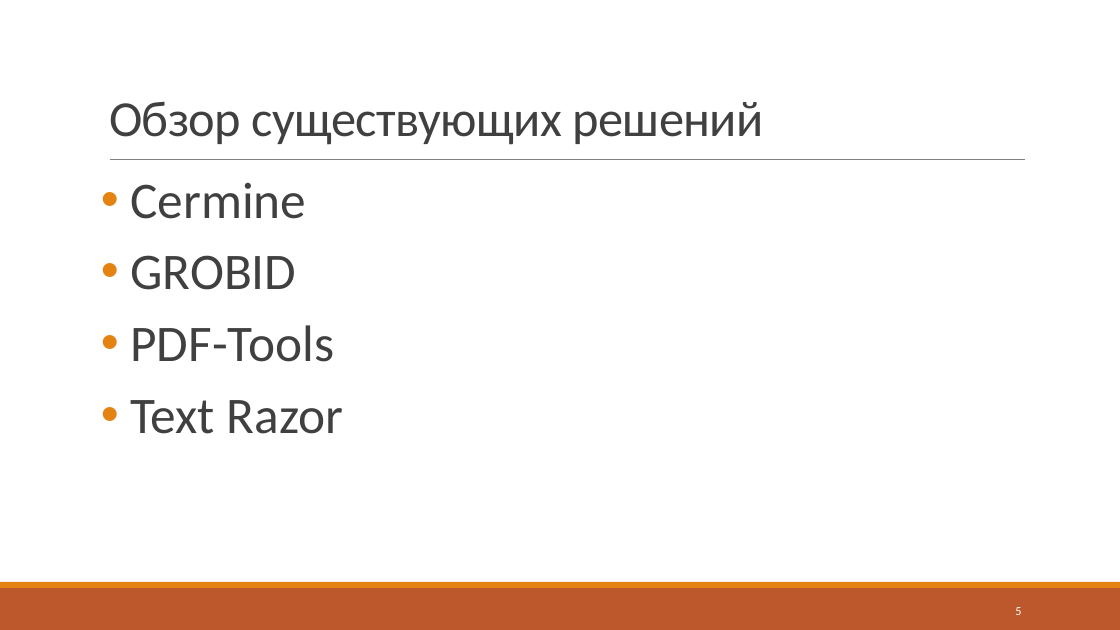
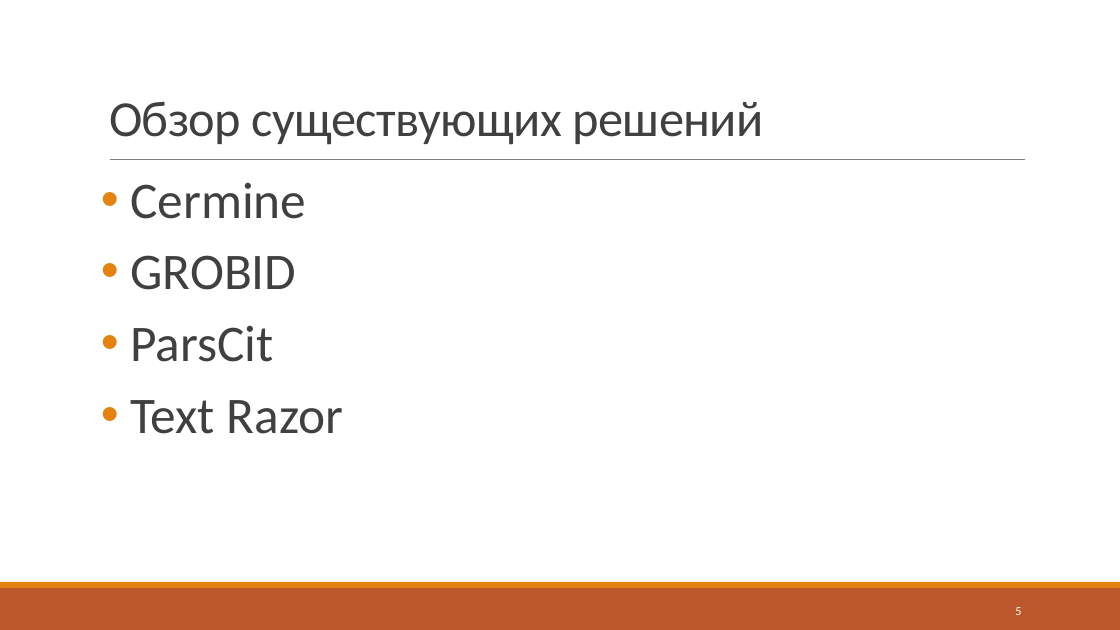
Before and after one commit to J-CITY/METADATA-EXTRACTOR, a slide deck: slide 5 of report.pptx. Drawn at 1120x630 pixels with LibreOffice and Linux fonts; fonts in the diff are those of the drawing. Boxes give left, top, right and bottom in pixels: in the first picture for what was removed or moved away, otherwise in the second. Text is boxed around its words. In the diff, an @@ line names an element or a change of style, - is before the commit and + after.

```diff
--- a/report.pptx
+++ b/report.pptx
@@ text at [130, 325, 273, 362]: text changed @@
-• PDF-Tools
+• ParsCit
```
Also in this commit, not shown: 5 other slides changed, 8 slides added, 2 other files.
